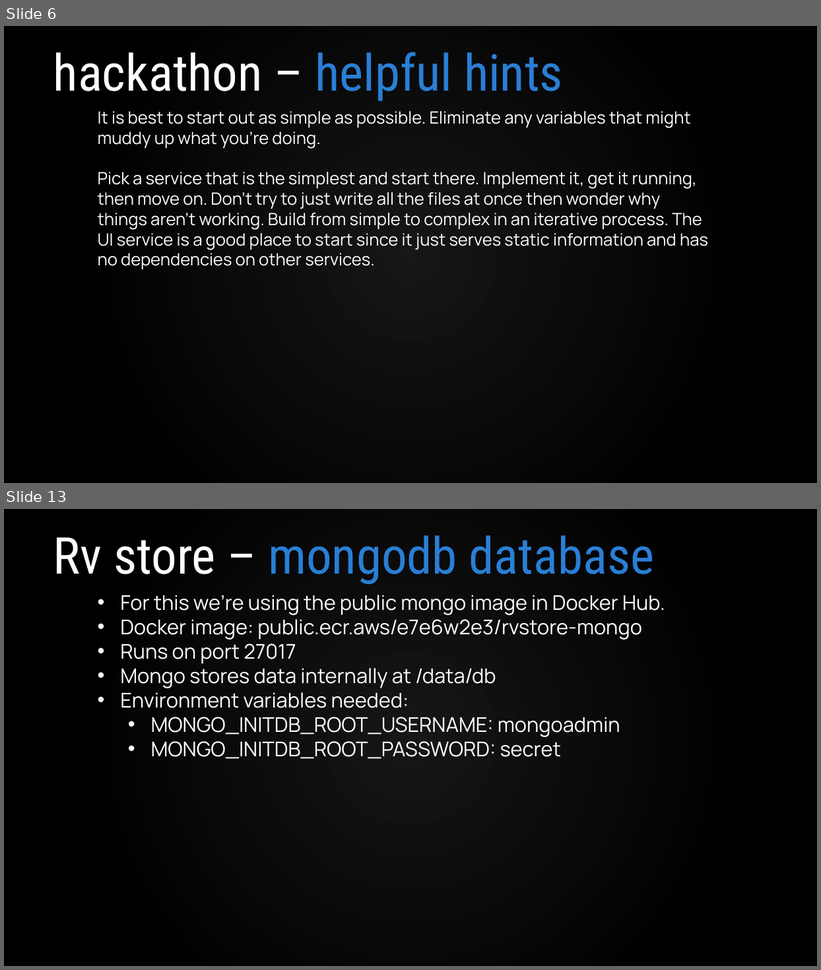
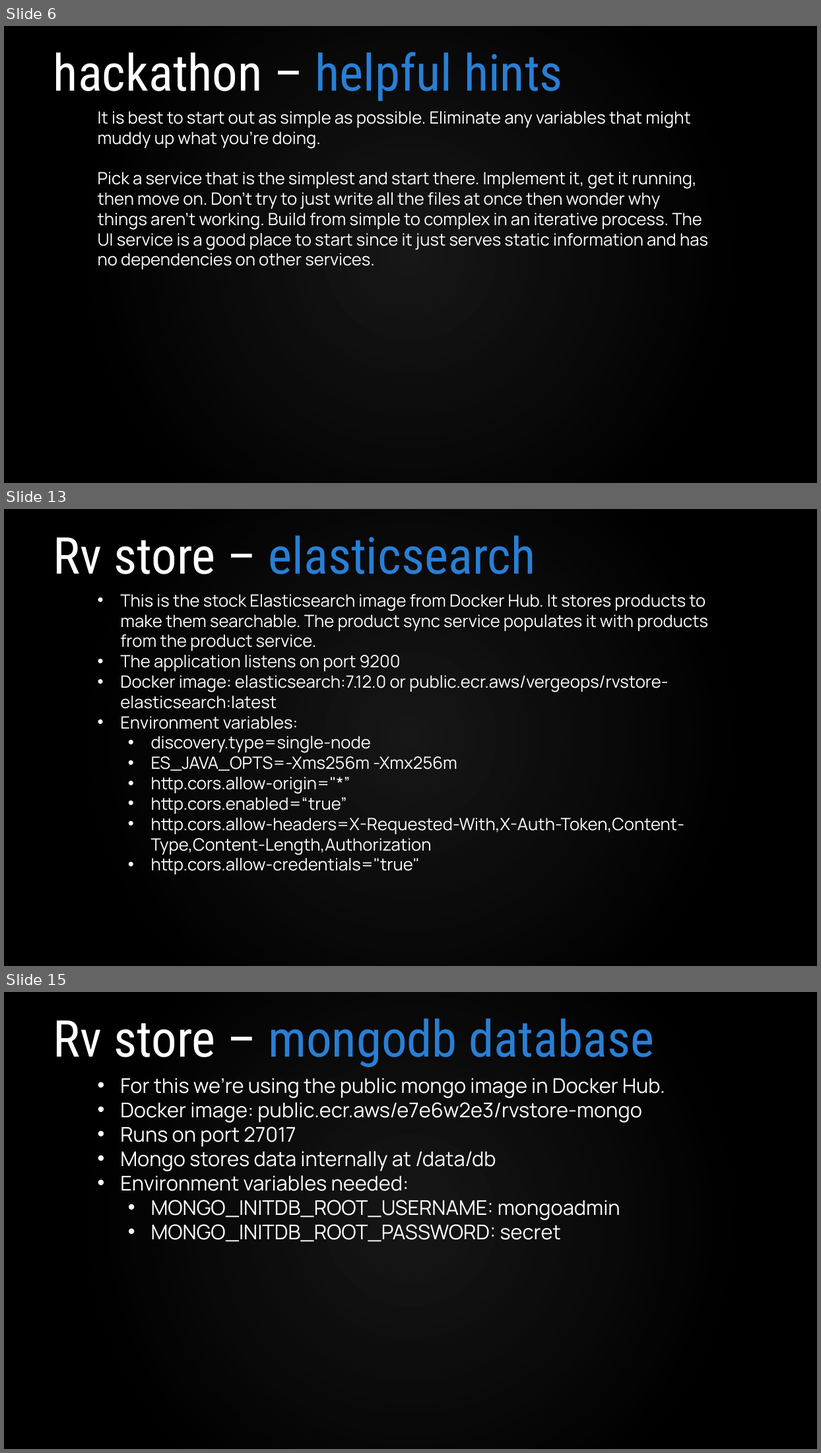
Before and after one commit to VergeOps/k8s-rvstore, a slide deck: rvstore_hackathon/Docker-RV Store Hackathon.pptx. Shown one above the other, each under a label of ours: slides 6 and 13 before the commit, slides 6, 13 and 15 after it; the slides between them are not shown. The pictures are 821x970 and 821x1453 pixels, drawn with LibreOffice and Linux fonts; fonts in the diff are those of the drawing; background and template pictures are left out. Boxes give left, top, right and bottom in pixels: in the first picture for what was removed or moved away, otherwise in the second. Text is boxed around its words. In the diff, an @@ line names an element or a change of style, - is before the commit and + after.

Commit message:
Updated Docker hackathon

```diff
--- a/rvstore_hackathon/Docker-RV Store Hackathon.pptx
+++ b/rvstore_hackathon/Docker-RV Store Hackathon.pptx
@@ slide 13 added at box(4, 509, 817, 966), background picture (left out) @@
@@ rectangle added at box(4, 509, 817, 966), fill #000000 at 55% opacity @@
@@ title added at box(54, 535, 535, 574), 60 pt, text #297FD5 @@
+Rv store – elasticsearch
@@ text added at box(120, 594, 708, 875), 20 pt, text #FFFFFF @@
+• This is the stock Elasticsearch image from Docker Hub. It stores products to make them searchable. The product sync service populates it with products from the product service.
+• The application listens on port 9200
+• Docker image: elasticsearch:7.12.0 or public.ecr.aws/vergeops/rvstore-elasticsearch:latest
+• Environment variables:
+  • discovery.type=single-node
+  • ES_JAVA_OPTS=-Xms256m -Xmx256m
+  • http.cors.allow-origin="*”
+  • http.cors.enabled=“true”
+  • http.cors.allow-headers=X-Requested-With,X-Auth-Token,Content-Type,Content-Length,Authorization
+  • http.cors.allow-credentials="true"
@@ what was slide 13 is now slide 15 @@
```
Also in this commit, not shown: 7 slides changed, 1 other slide added, 2 other files.
